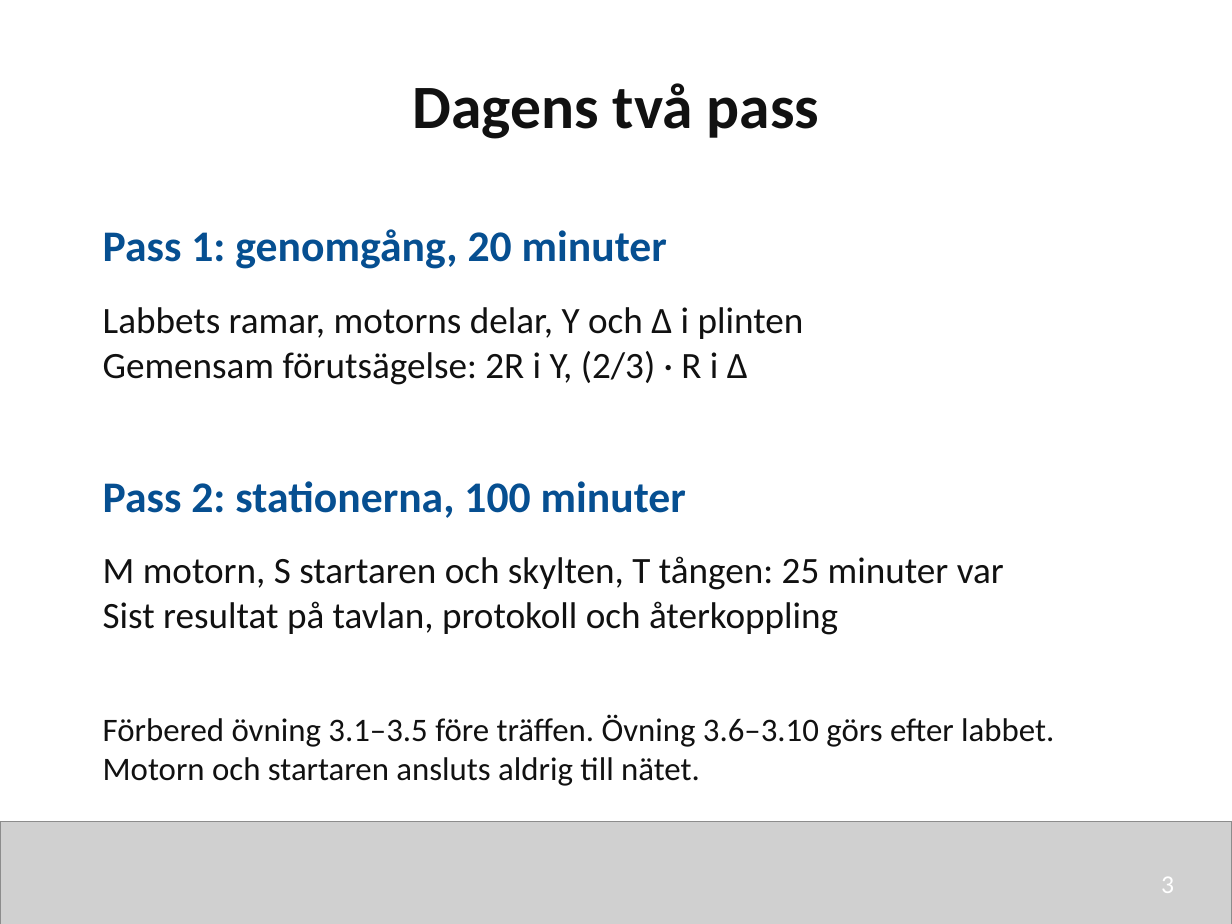
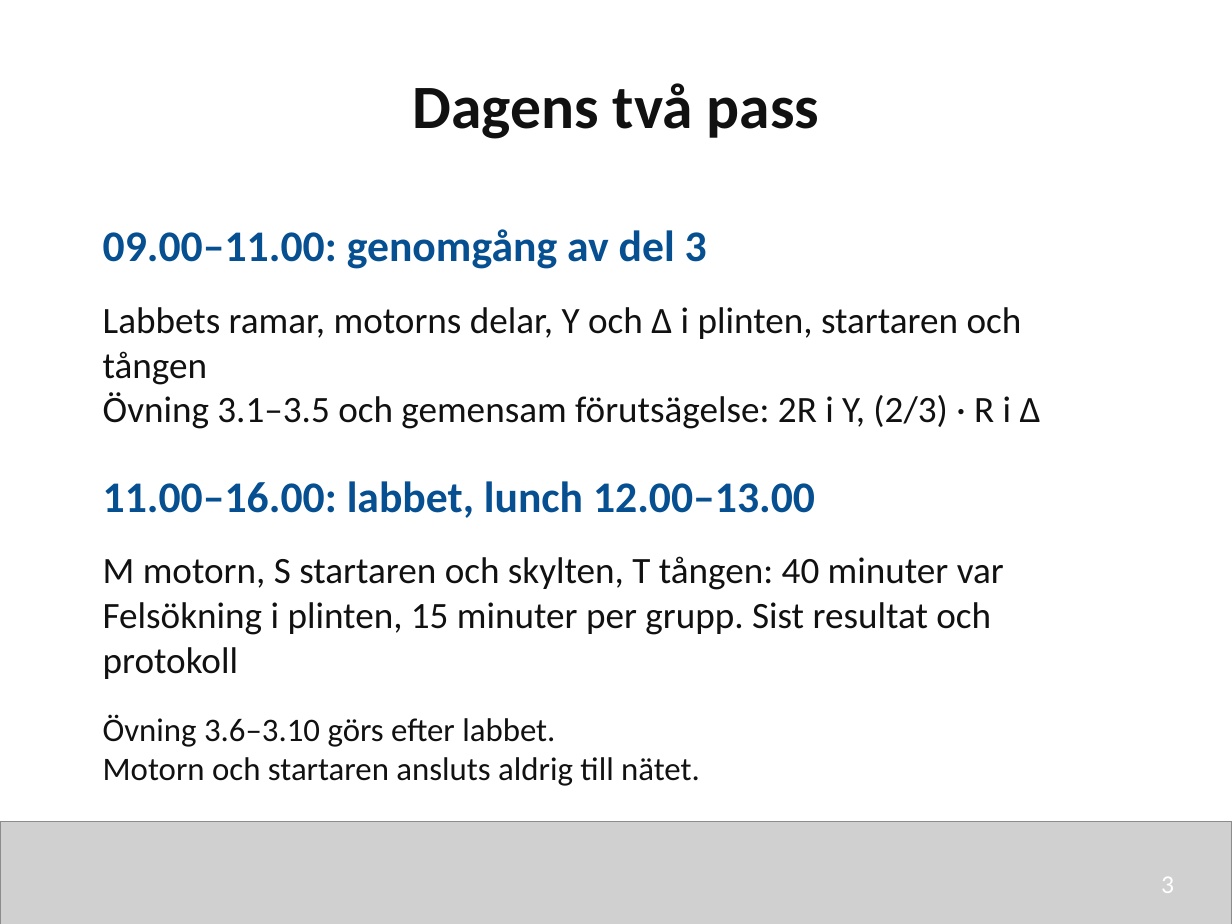
Before and after one commit to nj22az/nj22az.github.io, a slide deck: slide 3 of sjoskolan/vecka-41/aktuell/v41_03_Fysisk_traff_och_matning_elev.pptx. Drawn at 1232x924 pixels with LibreOffice and Linux fonts; fonts in the diff are those of the drawing; grey boxes stand for pictures. Boxes give left, top, right and bottom in pixels: in the first picture for what was removed or moved away, otherwise in the second. Text is boxed around its words. In the diff, an @@ line names an element or a change of style, - is before the commit and + after.

```diff
--- a/sjoskolan/vecka-41/aktuell/v41_03_Fysisk_traff_och_matning_elev.pptx
+++ b/sjoskolan/vecka-41/aktuell/v41_03_Fysisk_traff_och_matning_elev.pptx
@@ text at (103, 229, 707, 269): text changed @@
-Pass 1: genomgång, 20 minuter
+09.00–11.00: genomgång av del 3
@@ text at (103, 307, 1041, 429): text changed @@
-Labbets ramar, motorns delar, Y och Δ i plinten
-Gemensam förutsägelse: 2R i Y, (2/3) · R i Δ
+Labbets ramar, motorns delar, Y och Δ i plinten, startaren och tången
+Övning 3.1–3.5 och gemensam förutsägelse: 2R i Y, (2/3) · R i Δ
@@ text at (103, 481, 815, 518): text changed @@
-Pass 2: stationerna, 100 minuter
+11.00–16.00: labbet, lunch 12.00–13.00
@@ text at (103, 556, 1004, 679): text changed @@
-M motorn, S startaren och skylten, T tången: 25 minuter var
-Sist resultat på tavlan, protokoll och återkoppling
+M motorn, S startaren och skylten, T tången: 40 minuter var
+Felsökning i plinten, 15 minuter per grupp. Sist resultat och protokoll
@@ text at (103, 714, 555, 747): text changed @@
-Förbered övning 3.1–3.5 före träffen. Övning 3.6–3.10 görs efter labbet.
+Övning 3.6–3.10 görs efter labbet.
```
Also in this commit, not shown: 12 other files.
